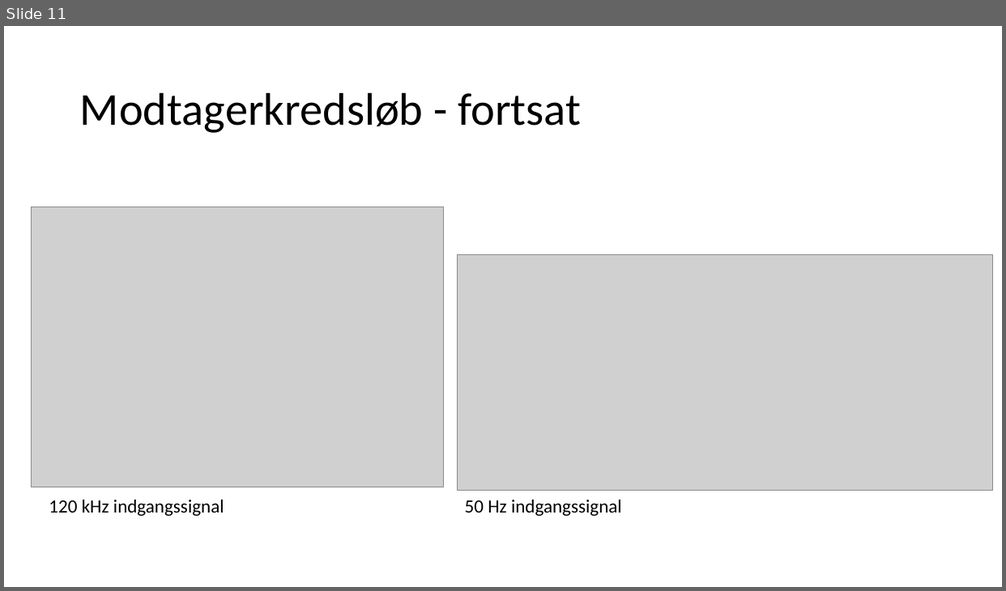
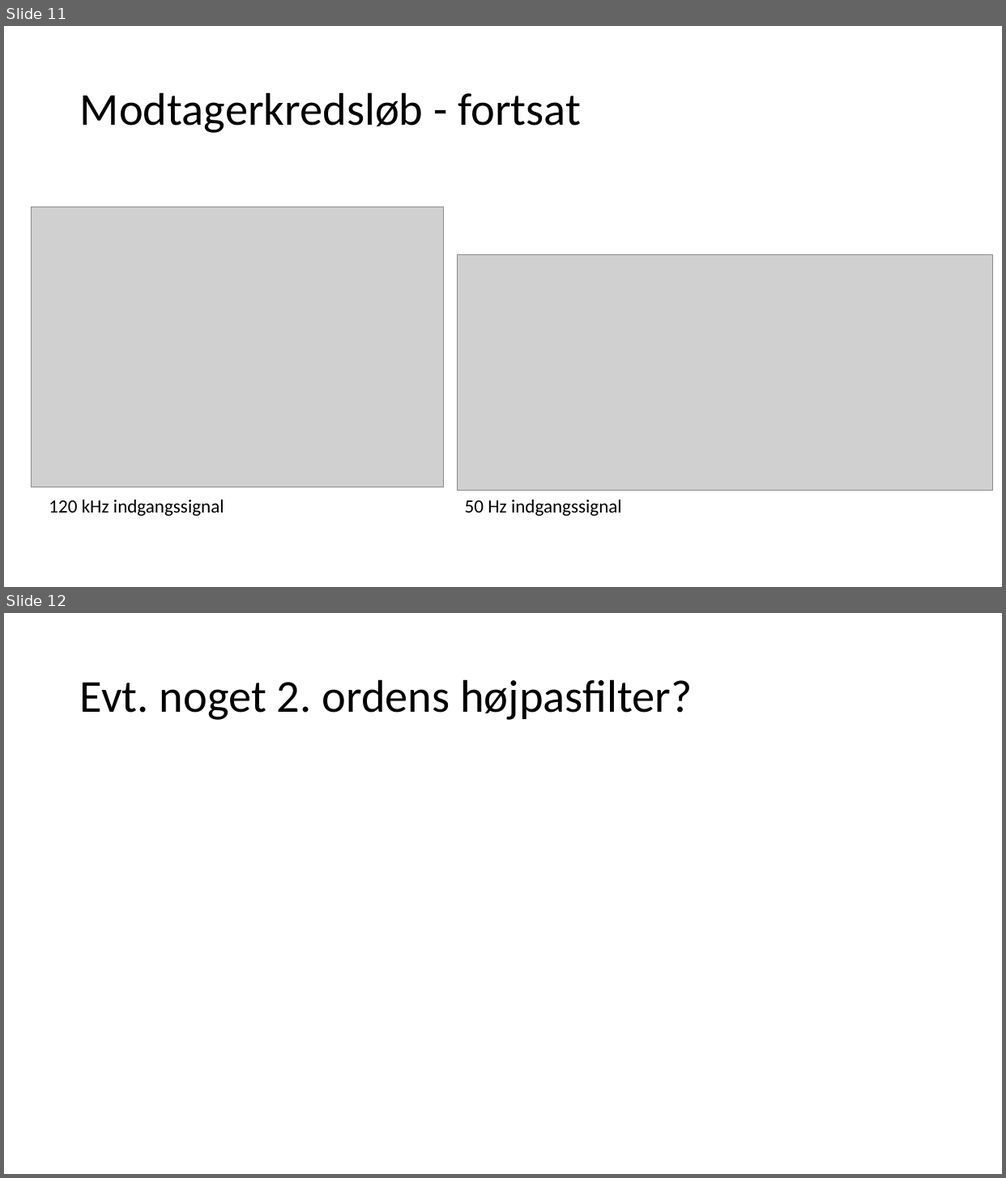
Before and after one commit to PRJ2GR15/Rapport, a slide deck: Fremlæggelse/Fremlæggelse - HWdel.pptx. Shown one above the other, each under a label of ours: slide 11 before the commit, slides 11 and 12 after it. The pictures are 1006x591 and 1006x1178 pixels, drawn with LibreOffice and Linux fonts; fonts in the diff are those of the drawing; grey boxes stand for pictures. Boxes give left, top, right and bottom in pixels: in the first picture for what was removed or moved away, otherwise in the second. Text is boxed around its words. In the diff, an @@ line names an element or a change of style, - is before the commit and + after.

Commit message:
rettet Fremlæggelse - HWdel.pptx

```diff
--- a/Fremlæggelse/Fremlæggelse - HWdel.pptx
+++ b/Fremlæggelse/Fremlæggelse - HWdel.pptx
@@ slide 12 added at (4,613,1002,1174), background #FFFFFF @@
@@ title added at (80,679,692,720), 44 pt, text #000000 @@
+Evt. noget 2. ordens højpasfilter?
```
